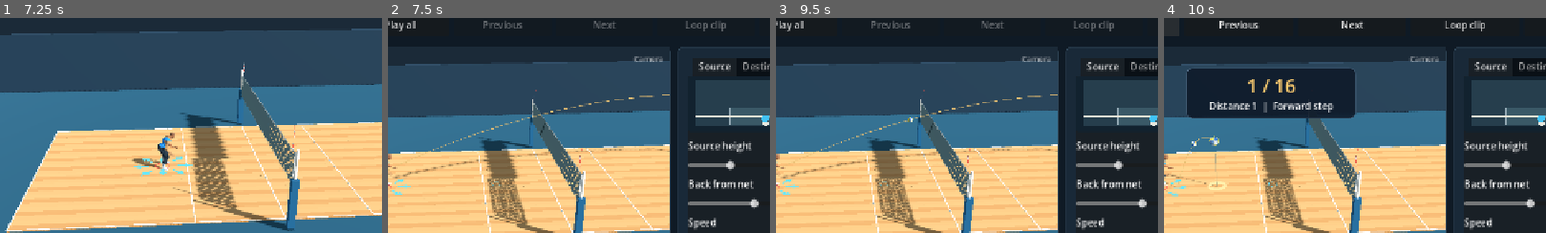
Above: before the commit, frames 1-4 (left to right).
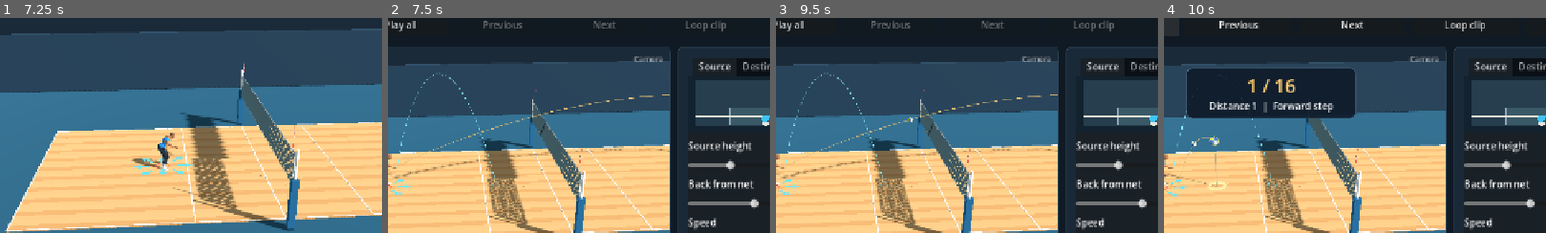
Above: after the commit, the same moments.

Repository: foreandr/volleyball
Game: Godot game, scene res://scenes/main.tscn
Two runs of this game, one before a commit and one after it. Both use one fixed random seed, a clock stepped at 60 frames per second and the inputs below.
Inputs:
- Up to frame 1 (7.25 s): click "Story" at 0.5 s; click "Back" at 1.25 s; click "Story" at 2 s; click "New" at 2.75 s; click "Back" at 3.5 s; click "New" at 4.25 s; click "Save" at 5 s; click "Back" at 5.75 s; click "Continue" at 6.5 s
- Up to frame 2 (7.5 s): click "Forearm reception" at 7.25 s
- Up to frame 3 (9.5 s): click "Edit" at 8 s; click "Back" at 8.75 s
- Up to frame 4 (10 s): click "Play all" at 9.5 s
The pictures show only the part of the screen within x 37-87%, y 13-63%; the shares and areas given below are measured in that part.

Frame 1 is identical in both runs. In frame 2, 0.2% of the frame differs, in the area x 2-28%, y 25-75%; in frame 3, 0.2%; in frame 4, less than 0.1%.

Commit message:
Auto receive in camera mode and keep the projected pass visible

Diff:
--- a/scripts/animation_ball_preview.gd
+++ b/scripts/animation_ball_preview.gd
@@ -270,6 +270,20 @@
 func practice_platform_center() -> Vector3:
 	return practice_reach_center if practice_reach_center.is_finite() else platform(contact_time).ball
 
+func practice_intercept() -> Dictionary:
+	if not incoming_net.is_empty(): return {}
+	var height: float = platform(contact_time).ball.y
+	if feed_info.start.y <= height: return {}
+	var first := -feed_duration
+	var last := practice_floor_time
+	for sample in range(14):
+		var time := (first+last)*0.5
+		if practice_position(time).y > height:
+			first = time
+		else:
+			last = time
+	return {"point":practice_position(last),"time":contact_time+last}
+
 func practice_step_offset(time: float) -> Vector3:
 	if practice_grade != Grade.WAITING or not incoming_net.is_empty(): return Vector3.ZERO
 	var elapsed := time-contact_time
--- a/scripts/preview_player_control.gd
+++ b/scripts/preview_player_control.gd
@@ -304,6 +304,15 @@
 
 
 
+func move_cpu_toward(travel: Vector3, delta: float) -> void:
+	var actor: Node3D = page.preview_player
+	var forward := Vector3(0,0,4)-actor.position
+	forward.y = 0.0
+	forward = forward.normalized()
+	var direction := travel.normalized()
+	sprint_requested = travel.length()>0.85
+	move_player(Vector2(direction.dot(forward.cross(Vector3.UP)),direction.dot(forward)),delta)
+
 func move_player(direction: Vector2, delta: float) -> void:
 	var actor: Node3D = page.preview_player
 	var session = page.get_node("/root/StorySession")
@@ -367,7 +376,7 @@
 	else:
 		footwork.step(local_velocity/(1.65*step_rate) if moving else Vector3.ZERO,delta,step_rate)
 	if side_weight>0: side_steps.apply_pose(side_weight)
-	follow_camera()
+	if active: follow_camera()
 
 func face_ball() -> void:
 	if not reception_drill_active(): return
--- a/scripts/reception_review.gd
+++ b/scripts/reception_review.gd
@@ -116,7 +116,6 @@
 		original_transform = page.preview_player.transform
 		original_control = page.player_controls.active
 		page.player_controls.set_active(false)
-		page.ball_preview.update_practice_aim(false)
 		prepare_review_clip()
 		active = true
 		load_case(0)
@@ -179,6 +178,7 @@
 	page.distance_status.text = "Distance %d  |  %s
 Distance 3  |  Dive planned" % [CASES[index][0],CASES[index][1]]
 	ball.tick(page.preview_clock,false)
+	ball.update_practice_aim(true)
 	update_controls()
 
 func step(delta: float) -> void:
@@ -200,6 +200,7 @@
 		page.preview_player.play_action("idle")
 	var end: float = maxf(ball.cycle_end(),ball.contact_time+0.65)
 	ball.tick(minf(page.preview_clock,end),true)
+	ball.update_practice_aim(true)
 	if page.preview_clock < end: return
 	if loop_current:
 		load_case(index)
--- a/scripts/story_animations.gd
+++ b/scripts/story_animations.gd
@@ -27,6 +27,8 @@
 var trajectory_solver: RefCounted
 var render_clip: Animation
 var preview_clock := 0.0
+var cpu_receive_clock := -INF
+var cpu_start := Vector3.INF
 var drill_status: Label
 var distance_status: Label
 var timing_meter: Control
@@ -244,6 +246,7 @@
 		ball_preview = BallPreview.new()
 		preview_player.get_parent().add_child(ball_preview)
 	ball_preview.practice_mode = selected_category == "Forearm reception"
+	reset_cpu_receive(false)
 	timing_meter.reset_serve()
 	ball_preview.configure(preview_player,render_clip)
 	if is_instance_valid(reception_controls): reception_controls.show_result(render_clip)
@@ -269,6 +272,7 @@
 	preview_player.animator.seek(ball_preview.animation_time(preview_clock),true)
 	preview_player.animator.advance(0)
 	preview_player.animator.pause()
+	reset_cpu_receive(false)
 	timing_meter.reset_serve()
 	ball_preview.configure(preview_player,render_clip)
 	if is_instance_valid(reception_controls): reception_controls.show_result(render_clip)
@@ -280,6 +284,7 @@
 func update_feed_aim() -> void:
 	reception_review.stop(false)
 	if not is_instance_valid(ball_preview) or not ball_preview.active: return
+	reset_cpu_receive(not player_controls.active)
 	angle_control.apply_feed_aim(preview_player)
 	timing_meter.reset_serve()
 	ball_preview.recalculate()
@@ -319,26 +324,71 @@
 		preview_clock = first+fposmod(preview_clock-first+delta,last-first)
 	if reception_drill_active():
 		if preview_clock < previous:
+			reset_cpu_receive(not in_control)
 			ball_preview.reset_practice_serve()
 			player_controls.reset_reach()
 			timing_meter.reset_serve()
 			if in_control: drill_status.text = "Next serve  |  Tap Q just before contact"
+			else: drill_status.text = "CPU receiving  |  F1 to take control"
 		elif in_control:
+			reset_cpu_receive(false)
 			ball_preview.try_practice_pass(previous,preview_clock,player_controls.receive_elapsed)
 			var floor_time: float = ball_preview.contact_time+ball_preview.practice_floor_time
 			if ball_preview.crossed(preview_clock,floor_time): ball_preview.finish_practice_serve()
+		else:
+			step_cpu_receive(previous,delta)
 		var approach: float = ball_preview.practice_approach(preview_clock) if in_control and ball_preview.practice_grade == BallPreview.Grade.WAITING else -1.0
 		timing_meter.update_timing(in_control,approach,player_controls.receive_elapsed>0.0,ball_preview.practice_grade,delta)
 		ball_preview.update_practice_cone(timing_meter.visible,player_controls.receive_elapsed)
-		ball_preview.update_practice_aim(in_control)
-		update_distance_status(in_control)
-		if not in_control:
-			preview_player.animator.seek(0.0,true)
-			drill_status.text = "F1 to play  |  WASD to move\nMouse to aim  |  Tap Q to receive\nScroll to set pass height"
+		ball_preview.update_practice_aim(true)
+		update_distance_status(in_control or cpu_start.is_finite())
 	else:
 		timing_meter.hide()
 		if not in_control: preview_player.animator.seek(ball_preview.animation_time(preview_clock),true)
 	ball_preview.tick(preview_clock,true)
+
+func reset_cpu_receive(restore_position: bool) -> void:
+	if cpu_start.is_finite():
+		if restore_position: preview_player.position = cpu_start
+		player_controls.reset_reach()
+	cpu_start = Vector3.INF
+	cpu_receive_clock = -INF
+
+func step_cpu_receive(previous: float, delta: float) -> void:
+	if not is_finite(cpu_receive_clock):
+		var intercept: Dictionary = ball_preview.practice_intercept()
+		if not intercept.is_empty() and float(intercept.time)-preview_clock > 0.24:
+			var center: Vector3 = ball_preview.platform(ball_preview.contact_time).ball
+			var travel: Vector3 = intercept.point-center
+			travel.y = 0.0
+			if travel.length() > 0.24:
+				if not cpu_start.is_finite(): cpu_start = preview_player.position
+				player_controls.move_cpu_toward(travel,delta)
+				drill_status.text = "CPU lining up  |  F1 to take control"
+				return
+		var approach: float = ball_preview.practice_approach(preview_clock)
+		var offset: Vector3 = ball_preview.practice_step_offset(preview_clock)
+		var can_reach: bool = not offset.is_zero_approx() and ball_preview.practice_reach_tier(offset) <= 2
+		if approach < 0.45 and not can_reach:
+			preview_player.animator.play("custom_preview/clip",0)
+			preview_player.animator.seek(0.0,true)
+			preview_player.animator.pause()
+			return
+		if not cpu_start.is_finite(): cpu_start = preview_player.position
+		cpu_receive_clock = preview_clock
+		drill_status.text = "CPU receiving  |  F1 to take control"
+	var elapsed := preview_clock-cpu_receive_clock
+	var after_touch := 0.0
+	if ball_preview.recovery.has("spread"):
+		after_touch = maxf(0.0,preview_clock-ball_preview.contact_time-float(ball_preview.recovery.time))
+	if elapsed <= 0.44 and after_touch < 0.18:
+		var windup := 0.14*(1.0-smoothstep(0.0,0.085,elapsed))
+		player_controls.play_receive_pose(delta,Vector3.INF,-windup+after_touch*1.4)
+		if ball_preview.try_practice_pass(previous,preview_clock,0.16):
+			drill_status.text = "CPU pass  |  F1 to take control"
+	else:
+		player_controls.reset_reach()
+		preview_player.animator.seek(0.0,true)
 
 func update_distance_status(in_control: bool) -> void:
 	var tier: int = player_controls.reach_tier if in_control else 1
